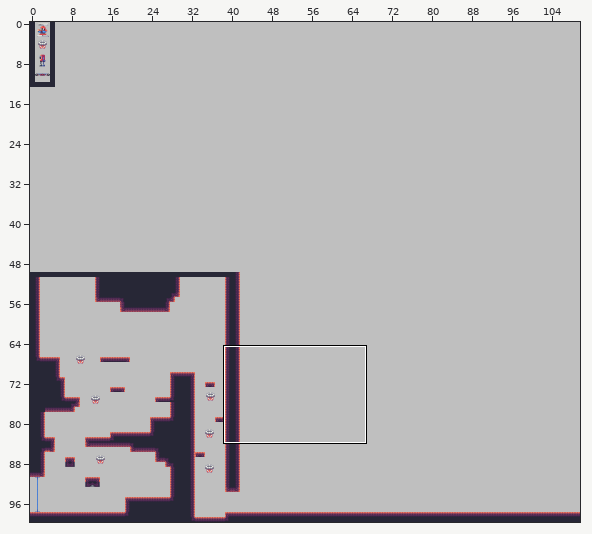
Tiled map -- ase_files/tilemaps/tesla_tilemap_1.tmx. The first picture is a wide view before the edit; the outline marks the close-up.
Close-up. First the earlier version:
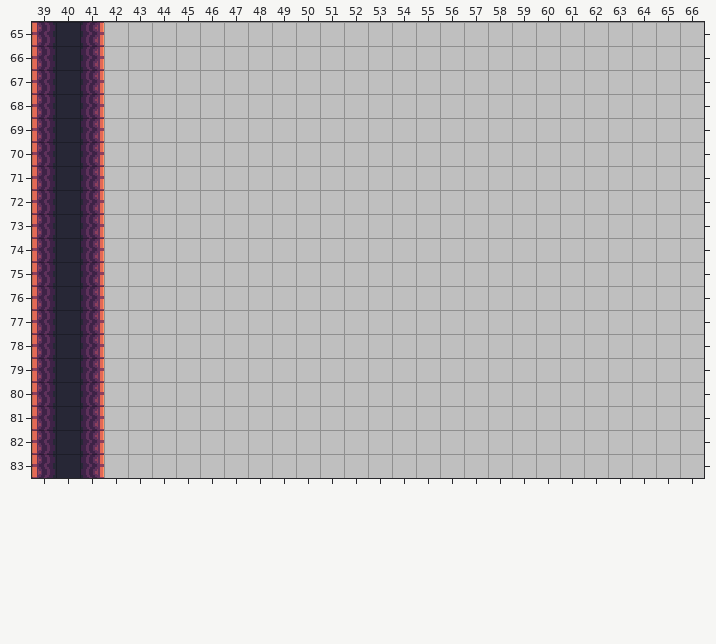
Cells are 16x16 px. Shown: x 39..66, y 65..83. The commit also changed other parts of the map, which this record leaves out.
New version:
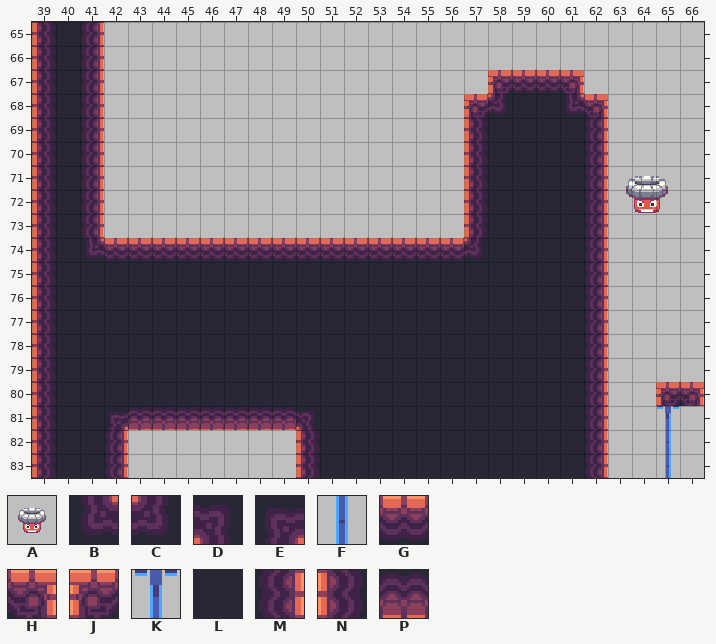
Key: from "enemies": A 1 "coil"; from "tesla_tileset": B 0, C 0 flipped left-right, D 0 turned 180, E 0 turned 90, F 8, G 11, H 12, J 12 flipped left-right, K 19 flipped up-down, L 22, M 23, N 23 flipped left-right, P 33.
_ is an empty cell.
Objects are placed by their top-left corner, in cells (3,4 is the top-left corner of cell 3,4); size is 1x1 cell unless given.
Edits made:
Layer "Ground":
The author changed tile M to tile B in row 74 at x 41.
Tile B now appears in row 68 at x 61.
Tile C now appears in row 68 at x 58; in row 74 at x 57.
Tile D now appears in row 81 at x 50.
Tile E now appears in row 81 at x 42.
Tile F now appears in rows 82 to 83 at x 65.
Tile G now appears in row 67 at x 59 to 60; in row 74 at x 42 to 56.
Tile H now appears in row 67 at x 61; in row 68 at x 62; in row 80 at x 66.
Tile J now appears in row 67 at x 58; in row 68 at x 57; in row 80 at x 65.
Tile K now appears in row 81 at x 65.
The author changed tile M to tile L in rows 75 to 83 at x 41.
Tile L now appears in row 68 at x 59 to 60; in rows 69 to 74 at x 58 to 61; in rows 75 to 80 at x 42 to 61; in rows 81 to 83 at x 51 to 61.
Tile M now appears in rows 69 to 81 at x 62; in rows 82 to 83 at x 42 and 62.
Tile N now appears in rows 69 to 73 at x 57; in rows 82 to 83 at x 50.
Tile P now appears in row 81 at x 43 to 49.
Layer "Enemies":
A new object: A "coil" at 63.1,70.7 size 3x3.
Pixel boxes of the changes (left, top, right, bottom) in both close-ups:
changed: (81, 70, 608, 478)
added: (626, 176, 668, 213)
added: (656, 382, 704, 478)
